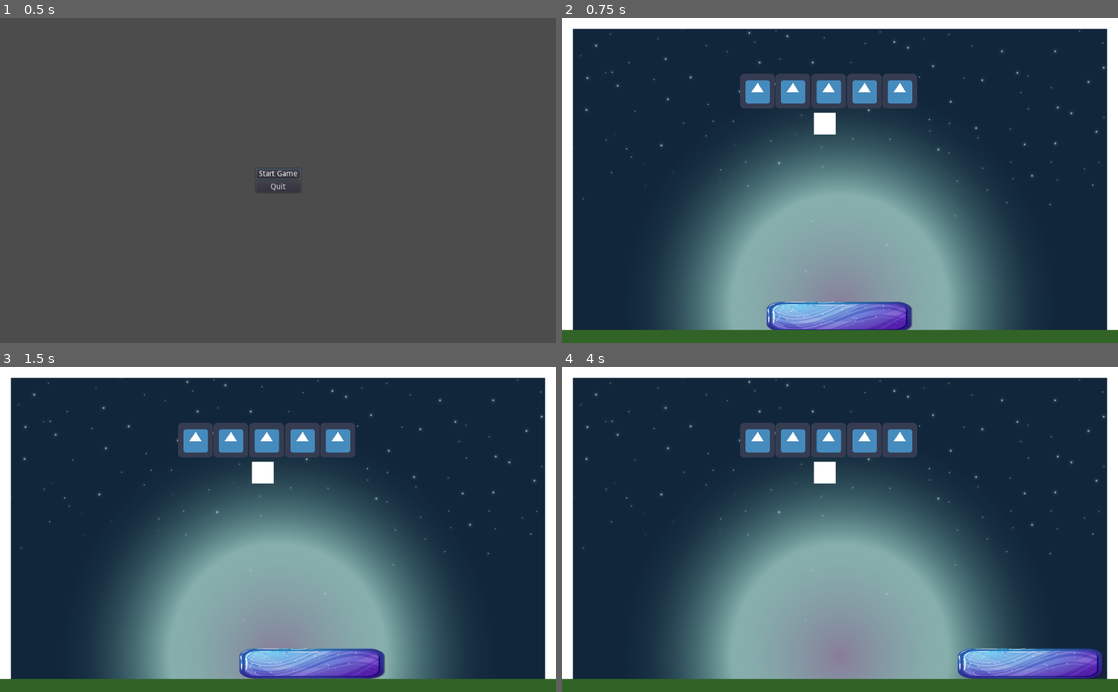
Above: before the commit, frames 1-4 (two rows, left to right).
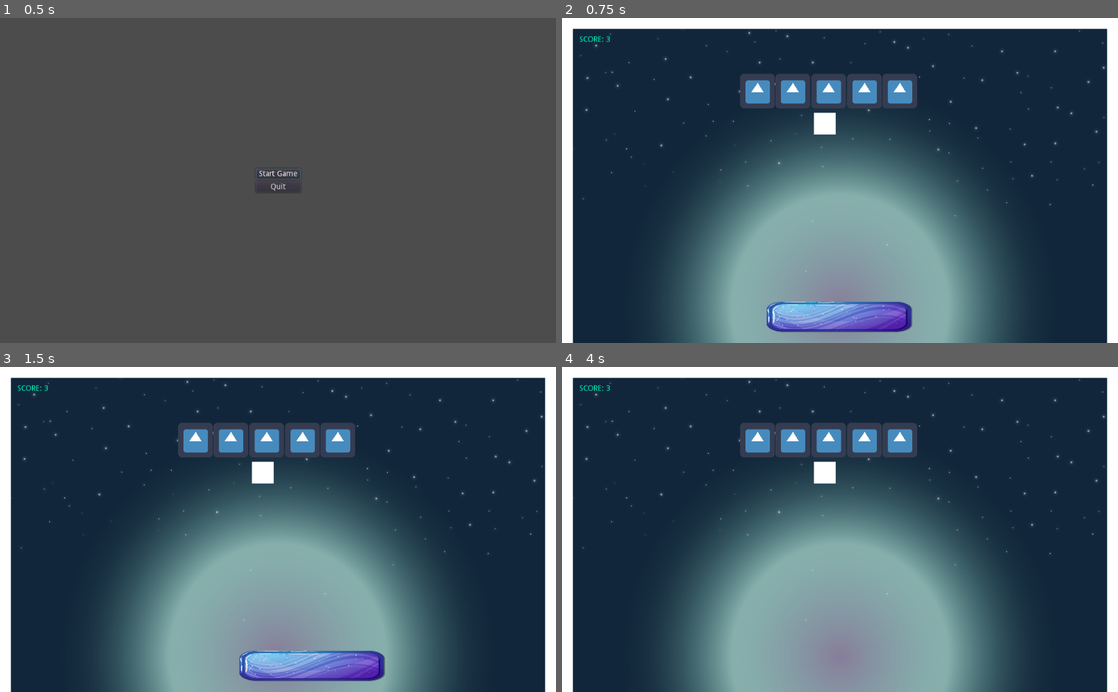
Above: after the commit, the same moments.

Repository: kadowanie/pong
Game: Godot game, scene res://mainMenu.tscn
The game is run twice, just before and just after one commit, with the same random seed, the same clock (stepped at 60 frames per second) and the same inputs. The engine's default icon, where the game draws it, is replaced by a stand-in: a white triangle on a blue panel in a dark square.
Inputs:
- Up to frame 1 (0.5 s): no input
- Up to frame 2 (0.75 s): click "Start Game" at 0.5 s
- Up to frame 3 (1.5 s): tap Enter at 1.25 s; hold Right (ui_right) from 1.28 s (still down)
- Up to frame 4 (4 s): release Right (ui_right) at 2.03 s; hold Left (ui_left) 2.03-2.78 s; hold Right (ui_right) from 2.78 s (still down)

Frame 1 is identical in both runs. In frame 2, 4.1% of the frame differs, in the area x 0-100%, y 5-100%; in frame 3, 5.3%; in frame 4, 6.5%.
Error after the commit: Invalid get index '1' (on base: 'Array'). (res://teleporter.gd:25)

Commit message:
Pause dialog menu, teleporter

Diff:
--- a/BrickBonus.gd
+++ b/BrickBonus.gd
@@ -6,19 +6,16 @@
 
 # Called when the node enters the scene tree for the first time.
 func _ready():
-
 	#bonusshit.life = 3
-	life=3
+	life = 3
 	#var ballNode = get_tree().get_root().find_node("ball",true,false)
 	#ballNode.connect("hitted_by_ball",self,"hit")
+
+
 func bonus():
-	if life==3:
+	if life == 3:
 		$ColorRect.color = Color(255, 0, 0, 1)
-	if life==2:
+	if life == 2:
 		$ColorRect.color = Color(0, 255, 0, 1)
-	if life==1:
+	if life == 1:
 		pass
-
-# Called every frame. 'delta' is the elapsed time since the previous frame.
-#func _process(delta):
-#	pass
--- a/ball.gd
+++ b/ball.gd
@@ -3,35 +3,62 @@
 var speed = 600
 var velocity = Vector2()
 var damage = 1
+var score = 0
+
+onready var popupWindow = get_node("EndGameWindow")
+onready var ball = get_node(".")
+
+signal scoreAdd
+
+
 func _ready():
 	start()
 
+
 func start():
 	velocity = Vector2(speed, 0).rotated(rand_range(0,360))
+
 
 func _physics_process(delta):
 	check()
 	var collision = move_and_collide(velocity * delta)
 	if collision:
+		score_add()
 		velocity = velocity.bounce(collision.normal)
+		velocity.y += randi() % 21
 		if collision.collider.is_in_group("Brick"):
 			if collision.collider.has_method("hit"):
 				collision.collider.hit(damage)
-
 		if collision.collider.is_in_group("floor"):
-			alert("you lose", "game over")
+			alert(popupWindow, "You lose, NOOB!!!", "Game Over")
 
 
-func alert(text: String, title: String='Message'):
-	var dialog = AcceptDialog.new()
-	dialog.dialog_text = text
-	dialog.window_title = title
-	dialog.connect('modal_closed', dialog, 'queue_free')
-	add_child(dialog)
-	dialog.popup_centered()
+func check():
+	if get_tree().get_nodes_in_group("Brick").size() == 0:
+		alert(popupWindow, "You Win!", "Victory!")
+
+
+func alert(popupWindow, text: String, title: String='Message'):
+	var labelNote = get_node("EndGameWindow/Buttons/NoteLabel")
+	popupWindow.window_title = title
+	labelNote.text = text
+	popupWindow.visible = true
 	get_tree().paused = true
 
 
-func check():
-	if get_tree().get_nodes_in_group("Brick").size()==0:
-		alert("you win!", "Victory!")
+func score_add():
+	var labelScore = get_tree().get_root().get_node("Node2D/ScoreInterface/ScoreLabel")
+	score += 1
+	labelScore.text = "Score: " + score as String
+
+
+func _on_RestartButton_pressed():
+	popupWindow.visible = false
+	get_tree().paused = false
+	get_tree().change_scene("res://game.tscn")
+
+
+func _on_QuitButton_pressed():
+	popupWindow.visible = false
+	get_tree().paused = false
+	get_tree().change_scene("res://mainMenu.tscn")
--- a/ball.tscn
+++ b/ball.tscn
@@ -7,6 +7,7 @@
 radius = 33.0151
 
 [node name="ball" type="KinematicBody2D"]
+pause_mode = 1
 collision_layer = 2
 collision_mask = 15
 script = ExtResource( 1 )
@@ -17,3 +18,42 @@
 [node name="CollisionShape2D" type="CollisionShape2D" parent="."]
 position = Vector2( -1, 0 )
 shape = SubResource( 1 )
+
+[node name="EndGameWindow" type="WindowDialog" parent="."]
+pause_mode = 2
+margin_left = 504.0
+margin_top = 251.0
+margin_right = 648.0
+margin_bottom = 335.0
+__meta__ = {
+"_edit_group_": true
+}
+
+[node name="Buttons" type="VBoxContainer" parent="EndGameWindow"]
+anchor_left = 0.5
+anchor_top = 0.5
+anchor_right = 0.5
+anchor_bottom = 0.5
+margin_left = -64.0
+margin_top = -36.0
+margin_right = 64.0
+margin_bottom = 35.0
+
+[node name="NoteLabel" type="Label" parent="EndGameWindow/Buttons"]
+margin_right = 128.0
+margin_bottom = 14.0
+
+[node name="RestartButton" type="Button" parent="EndGameWindow/Buttons"]
+margin_top = 18.0
+margin_right = 128.0
+margin_bottom = 38.0
+text = "Restart"
+
+[node name="QuitButton" type="Button" parent="EndGameWindow/Buttons"]
+margin_top = 42.0
+margin_right = 128.0
+margin_bottom = 62.0
+text = "Quit"
+
+[connection signal="pressed" from="EndGameWindow/Buttons/RestartButton" to="." method="_on_RestartButton_pressed"]
+[connection signal="pressed" from="EndGameWindow/Buttons/QuitButton" to="." method="_on_QuitButton_pressed"]
--- a/brick.gd
+++ b/brick.gd
@@ -2,8 +2,7 @@
 
 class_name Brick
 # Declare member variables here. Examples:
-var life =1
-
+var life = 1
 # Called when the node enters the scene tree for the first time.
 func _ready():
 	pass
@@ -11,9 +10,10 @@
 
 func hit(damage):
 	bonus()
-	life=life-damage
+	life = life - damage
 	if life == 0:
 		self.queue_free()
 
+
 func bonus():
 	pass
--- a/brick.tscn
+++ b/brick.tscn
@@ -6,7 +6,7 @@
 [sub_resource type="RectangleShape2D" id=1]
 extents = Vector2( 29.5, 29.5 )
 
-[node name="brick" type="StaticBody2D" groups=["Brick"]]
+[node name="brick" type="StaticBody2D"]
 collision_layer = 8
 collision_mask = 14
 script = ExtResource( 2 )
--- a/event_bus.gd
+++ b/event_bus.gd
@@ -1,14 +1,3 @@
 extends Node
 var names=[] #матрица для хранения имен телепортов
-
 var teleport_positions = []
-
-
-
-#сигнал для сбора данных о позиции телепортатора
-
-
-#куда тпшиться
-var target_pos=Vector2()
-
-#сбор базы телепортов
--- a/game.gd
+++ b/game.gd
@@ -1,16 +1,19 @@
 extends Node
 
+onready var pauseDialog = get_node("PauseDialog")
+
+signal pressed
 
 func _ready():
 	var rand = RandomNumberGenerator.new()
 	var ballScene = load("res://ball.tscn")
 	var screen_size = get_viewport().get_visible_rect().size
-	for i in range(0,1):
+	for i in range(0, 1):
 		var enemy = ballScene.instance()
 		rand.randomize()
-		var x = rand.randf_range(0,screen_size.x)
+		var x = rand.randf_range(0, screen_size.x)
 		rand.randomize()
-		var y = rand.randf_range(0,screen_size.y)
+		var y = rand.randf_range(0, screen_size.y - 50)
 		enemy.position.y = y
 		enemy.position.x = x
 		add_child(enemy)
@@ -19,3 +22,14 @@
 	platform.position.y = screen_size.y - 50
 	platform.position.x = screen_size.x / 2
 	add_child(platform)
+
+
+func _process(delta):
+	if Input.is_action_pressed("ui_cancel"):
+		pauseDialog.visible = true
+		get_tree().paused = true
+
+
+func _on_Continue_pressed():
+	pauseDialog.visible = false
+	get_tree().paused = false
--- a/game.tscn
+++ b/game.tscn
@@ -6,6 +6,7 @@
 [ext_resource path="res://ground.tscn" type="PackedScene" id=4]
 [ext_resource path="res://assets/background/layers/sky.png" type="Texture" id=5]
 [ext_resource path="res://brickBonus.tscn" type="PackedScene" id=6]
+[ext_resource path="res://teleporter.tscn" type="PackedScene" id=7]
 
 [node name="Node2D" type="Node"]
 script = ExtResource( 2 )
@@ -25,19 +26,19 @@
 position = Vector2( 1003, 75 )
 rotation = 1.5708
 
-[node name="brick" parent="." instance=ExtResource( 3 )]
+[node name="brick" parent="." groups=["Brick"] instance=ExtResource( 3 )]
 position = Vector2( 360, 135 )
 
-[node name="brick2" parent="." instance=ExtResource( 3 )]
+[node name="brick2" parent="." groups=["Brick"] instance=ExtResource( 3 )]
 position = Vector2( 425, 135 )
 
-[node name="brick3" parent="." instance=ExtResource( 3 )]
+[node name="brick3" parent="." groups=["Brick"] instance=ExtResource( 3 )]
 position = Vector2( 491, 135 )
 
-[node name="brick4" parent="." instance=ExtResource( 3 )]
+[node name="brick4" parent="." groups=["Brick"] instance=ExtResource( 3 )]
 position = Vector2( 557, 135 )
 
-[node name="brick5" parent="." instance=ExtResource( 3 )]
+[node name="brick5" parent="." groups=["Brick"] instance=ExtResource( 3 )]
 position = Vector2( 622, 135 )
 
 [node name="ground" parent="." instance=ExtResource( 4 )]
@@ -45,3 +46,64 @@
 
 [node name="brick3lifes" parent="." instance=ExtResource( 6 )]
 position = Vector2( 484, 194 )
+
+[node name="PauseDialog" type="WindowDialog" parent="."]
+pause_mode = 2
+margin_left = 384.0
+margin_top = 256.0
+margin_right = 640.0
+margin_bottom = 449.0
+
+[node name="Buttons" type="VBoxContainer" parent="PauseDialog"]
+anchor_left = 0.5
+anchor_top = 0.5
+anchor_right = 0.5
+anchor_bottom = 0.5
+margin_left = -64.0
+margin_top = -80.5
+margin_right = 64.0
+margin_bottom = 80.5
+alignment = 1
+
+[node name="Continue" type="Button" parent="PauseDialog/Buttons"]
+margin_top = 46.0
+margin_right = 128.0
+margin_bottom = 66.0
+text = "Continue"
+
+[node name="Restart" type="Button" parent="PauseDialog/Buttons"]
+margin_top = 70.0
+margin_right = 128.0
+margin_bottom = 90.0
+text = "Restart"
+
+[node name="Quit" type="Button" parent="PauseDialog/Buttons"]
+margin_top = 94.0
+margin_right = 128.0
+margin_bottom = 114.0
+text = "Quit"
+
+[node name="teleporter1" parent="." instance=ExtResource( 7 )]
+position = Vector2( 1006, 548 )
+
+[node name="teleporter" parent="." instance=ExtResource( 7 )]
+position = Vector2( 4, 548 )
+
+[node name="ScoreInterface" type="Control" parent="."]
+margin_left = 32.0
+margin_top = 33.0
+margin_right = 96.0
+margin_bottom = 48.0
+__meta__ = {
+"_edit_group_": true
+}
+
+[node name="ScoreLabel" type="Label" parent="ScoreInterface"]
+margin_right = 40.0
+margin_bottom = 14.0
+custom_colors/font_color = Color( 0, 1, 0.752941, 1 )
+custom_colors/font_outline_modulate = Color( 1, 0, 0.992157, 1 )
+text = "Score: 0"
+uppercase = true
+
+[connection signal="pressed" from="PauseDialog/Buttons/Continue" to="." method="_on_Continue_pressed"]
--- a/mainMenu.tscn
+++ b/mainMenu.tscn
@@ -1,6 +1,55 @@
-[gd_scene load_steps=2 format=2]
+[gd_scene load_steps=3 format=2]
 
 [ext_resource path="res://mainMenu.gd" type="Script" id=1]
+
+[sub_resource type="GDScript" id=1]
+script/source = "extends VBoxContainer
+
+
+# Declare member variables here. Examples:
+# var a = 2
+# var b = \"text\"
+
+
+# Called when the node enters the scene tree for the first time.
+func _ready():
+	pass # Replace with function body.
+
+
+# Called every frame. 'delta' is the elapsed time since the previous frame.
+#func _process(delta):
+#	pass
+
+var names = [] #матрица для хранения имен телепортов
+var teleport_positions = []
+var teleports_count = 0
+
+#сигнал для сбора данных о позиции телепортатора
+signal teleporters_data(name, position)
+
+#куда тпшиться
+var target_pos = Vector2()
+
+
+#сбор базы телепортов
+func teleports_data(name, position):
+	if names.empty == true: #may be if it doesn’t work use- names.size==0
+		names.insert(teleports_count, name)
+		teleport_positions.insert(teleports_count, position)
+		teleports_count += 1
+	else:
+		names.insert(teleports_count, name)
+		teleport_positions.insert(teleports_count, position)
+		teleports_count += 1
+
+func teleporter(name):
+	for i in names:
+		if names[i] == name:
+			if i % 2 == 0:
+				target_pos = teleport_positions[i + 1]
+			else:
+				target_pos = teleport_positions[i - 1]
+"
 
 [node name="mainMenu" type="Control"]
 anchor_left = 0.5
@@ -22,6 +71,7 @@
 margin_top = -22.0
 margin_right = 41.5
 margin_bottom = 22.0
+script = SubResource( 1 )
 
 [node name="StartButton" type="Button" parent="menuContainer"]
 margin_right = 83.0
--- a/platform.gd
+++ b/platform.gd
@@ -21,15 +21,14 @@
 
 	var slide = slideForce * (left - right)
 	if abs(slide) < slideForce * 0.2:
-
 		 # The velocity, slowed down a bit, and then reassigned.
 		velocity.x = move_toward(velocity.x, 0, stopForce * delta)
-
 	else:
 		velocity.x += slide * delta
 		velocity.x = clamp(velocity.x, -maxSpeed, maxSpeed)
 		var collision = move_and_collide(velocity)
 		if collision:
 			velocity = velocity.bounce(collision.normal)
+			velocity.y = 0
 			#if collision.collider.has_method("hit"):
 				#collision.collider.hit()
--- a/project.godot
+++ b/project.godot
@@ -24,6 +24,10 @@
 run/main_scene="res://mainMenu.tscn"
 config/icon="res://icon.png"
 
+[autoload]
+
+event_bus="*res://event_bus.gd"
+
 [display]
 
 window/stretch/mode="viewport"
--- a/teleporter.gd
+++ b/teleporter.gd
@@ -8,11 +8,6 @@
 func _ready():
 	self_name = self.get_name()
 	get_self_teleport_index()
-func _on_Area2D_body_entered(body):
-	if index%2==0:
-		body.position=event_bus.teleport_positions[index+1]
-	else:
-		body.position=event_bus.teleport_positions[index-1]
 func get_self_teleport_index():
 	if self_name.length()==10:
 		event_bus.names.insert(0, self_name)
@@ -25,3 +20,8 @@
 		event_bus.names.insert(last_char, self_name)
 		event_bus.teleport_positions.insert(last_char, self_pos)
 		index=last_char as int
+func _on_Area2D_body_entered(body):
+	if index%2==0:
+		body.position=event_bus.teleport_positions[index+1]
+	else:
+		body.position=event_bus.teleport_positions[index-1]
--- a/teleporter.tscn
+++ b/teleporter.tscn
@@ -2,8 +2,8 @@
 
 [ext_resource path="res://teleporter.gd" type="Script" id=1]
 
-[sub_resource type="CircleShape2D" id=1]
-radius = 31.5753
+[sub_resource type="RectangleShape2D" id=1]
+extents = Vector2( 19.5, 28 )
 
 [node name="teleporter" type="Node2D"]
 script = ExtResource( 1 )
@@ -11,6 +11,7 @@
 [node name="Area2D" type="Area2D" parent="."]
 
 [node name="CollisionShape2D" type="CollisionShape2D" parent="Area2D"]
+position = Vector2( 2, 2 )
 shape = SubResource( 1 )
 
 [node name="Position2D" type="Position2D" parent="."]
Not shown: 1 places in game.tscn that only renumber resources
